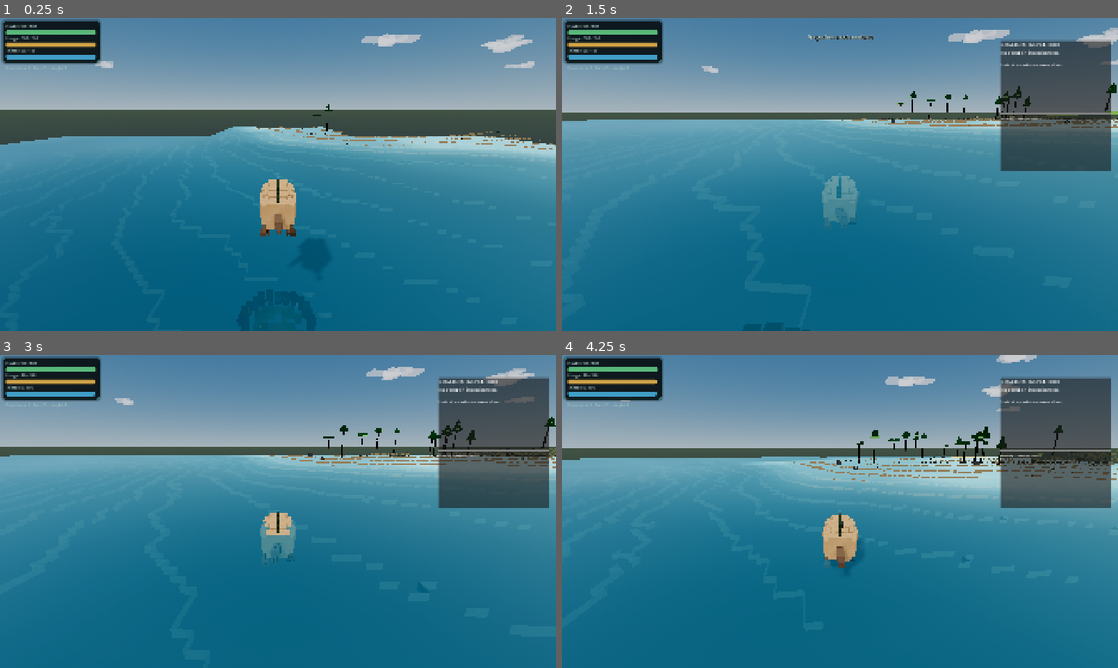
Above: before the commit, frames 1-4 (two rows, left to right).
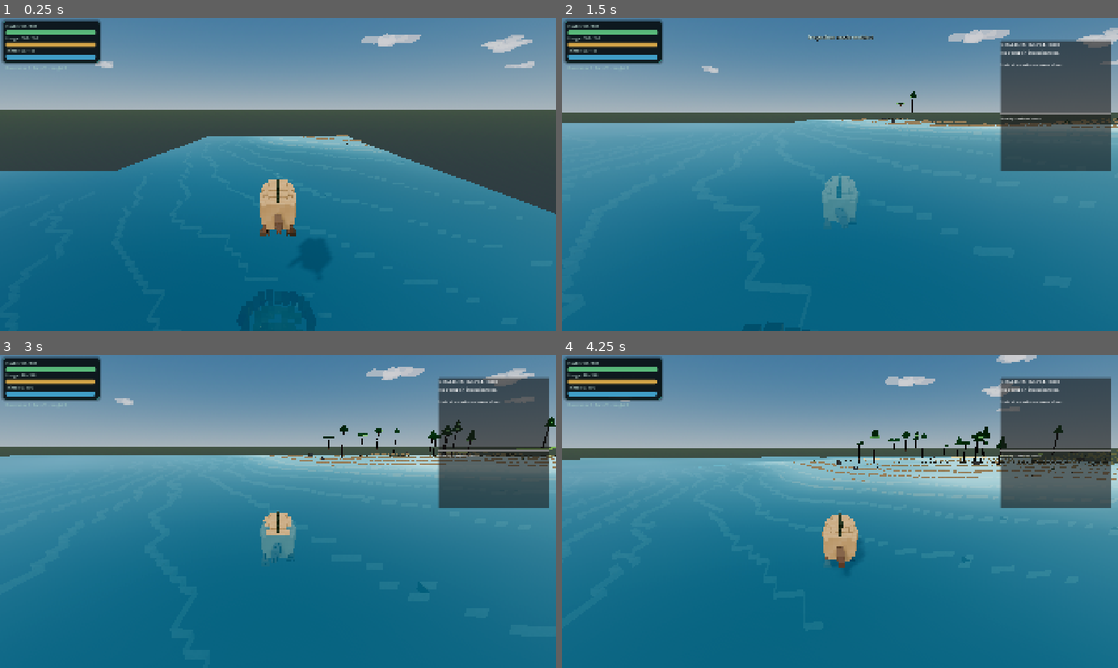
Above: after the commit, the same moments.

Repository: MajorDragonfly/voxelverse
Game: Godot game, scene res://main/main.tscn
Same seed, same stepped clock (60 frames per second), same inputs: the game is played once before the commit and once after it.
Inputs (mouse positions are in pixels of both pictures, inside the frame that each line leads up to):
- Up to frame 1 (0.25 s): no input
- Up to frame 2 (1.5 s): tap Enter at 0.5 s; move the mouse to (867, 174) at 0.52 s; hold W (move_forward) from 0.53 s (still down); right-click (867, 174) at 0.6 s; click (867, 174) at 0.67 s; tap Space (jump) at 0.77 s; move the mouse to (812, 174) at 1.27 s; tap E (inspection_mode) at 1.35 s
- Up to frame 3 (3 s): keep holding W (move_forward); tap Space (jump) at 1.52 s; move the mouse to (289, 505) at 2.02 s; click (289, 505) at 2.1 s; move the mouse to (272, 517) at 2.77 s; tap L at 2.85 s; click (272, 517) at 2.92 s
- Up to frame 4 (4.25 s): keep holding W (move_forward); tap Space (jump) at 3.02, 3.77 s; move the mouse to (878, 514) at 3.52 s; tap R at 3.6 s

The runs differ from the first frame. In frame 1, 8.2% of the frame differs, in the area x 0-100%, y 27-63%; in frame 2, 1.2%; in frame 3, less than 0.1%; in frame 4, less than 0.1%.

Commit message:
Pace and direction-prioritize chunk streaming

Diff:
--- a/world/world_manager.gd
+++ b/world/world_manager.gd
@@ -7,7 +7,8 @@
 
 @export_category("World Streaming")
 @export_range(0, 6, 1) var render_distance: int = 1
-@export_range(1, 4, 1) var chunk_create_budget_per_frame: int = 1
+@export_range(1, 4, 1) var chunk_create_budget_per_tick: int = 1
+@export_range(0.02, 0.50, 0.01) var chunk_build_interval: float = 0.08
 @export_range(0, 3, 1) var unload_hysteresis: int = 1
 @export var player_path: NodePath = NodePath("../Player")
 
@@ -17,10 +18,9 @@
 var chunk_depth: float = 64.0
 var world_initialized: bool = false
 
-# Keep these names unique because old compatibility managers still inherit from
-# WorldManager and retain their own historical queue fields.
 var _stream_required_chunks: Dictionary = {}
 var _stream_pending_chunks: Array[Vector2i] = []
+var _stream_build_timer: float = 0.0
 
 @onready var player: Node3D = get_node_or_null(player_path) as Node3D
 
@@ -40,14 +40,17 @@
 	world_initialized = true
 
 
-func _process(_delta: float) -> void:
+func _process(delta: float) -> void:
 	if not world_initialized:
 		return
 	var new_player_chunk: Vector2i = _world_position_to_chunk(player.global_position)
 	if new_player_chunk != current_player_chunk:
 		current_player_chunk = new_player_chunk
 		_plan_streaming()
-	_drain_chunk_queue()
+	_stream_build_timer -= delta
+	if _stream_build_timer <= 0.0:
+		_stream_build_timer = maxf(chunk_build_interval, 0.02)
+		_drain_chunk_queue()
 
 
 func get_loaded_chunk_count() -> int:
@@ -105,7 +108,7 @@
 
 
 func _drain_chunk_queue() -> void:
-	var remaining_budget: int = maxi(chunk_create_budget_per_frame, 1)
+	var remaining_budget: int = maxi(chunk_create_budget_per_tick, 1)
 	while remaining_budget > 0 and not _stream_pending_chunks.is_empty():
 		var coordinates: Vector2i = _stream_pending_chunks.pop_front()
 		if _stream_required_chunks.has(coordinates) and not loaded_chunks.has(coordinates):
@@ -120,6 +123,16 @@
 	var chebyshev_b: int = maxi(absi(delta_b.x), absi(delta_b.y))
 	if chebyshev_a != chebyshev_b:
 		return chebyshev_a < chebyshev_b
+	var velocity_3d: Vector3 = Vector3.ZERO
+	if player is CharacterBody3D:
+		velocity_3d = (player as CharacterBody3D).velocity
+	var travel := Vector2(velocity_3d.x, velocity_3d.z)
+	if travel.length_squared() > 0.10:
+		travel = travel.normalized()
+		var score_a: float = Vector2(delta_a.x, delta_a.y).normalized().dot(travel)
+		var score_b: float = Vector2(delta_b.x, delta_b.y).normalized().dot(travel)
+		if not is_equal_approx(score_a, score_b):
+			return score_a > score_b
 	var manhattan_a: int = absi(delta_a.x) + absi(delta_a.y)
 	var manhattan_b: int = absi(delta_b.x) + absi(delta_b.y)
 	return manhattan_a < manhattan_b
